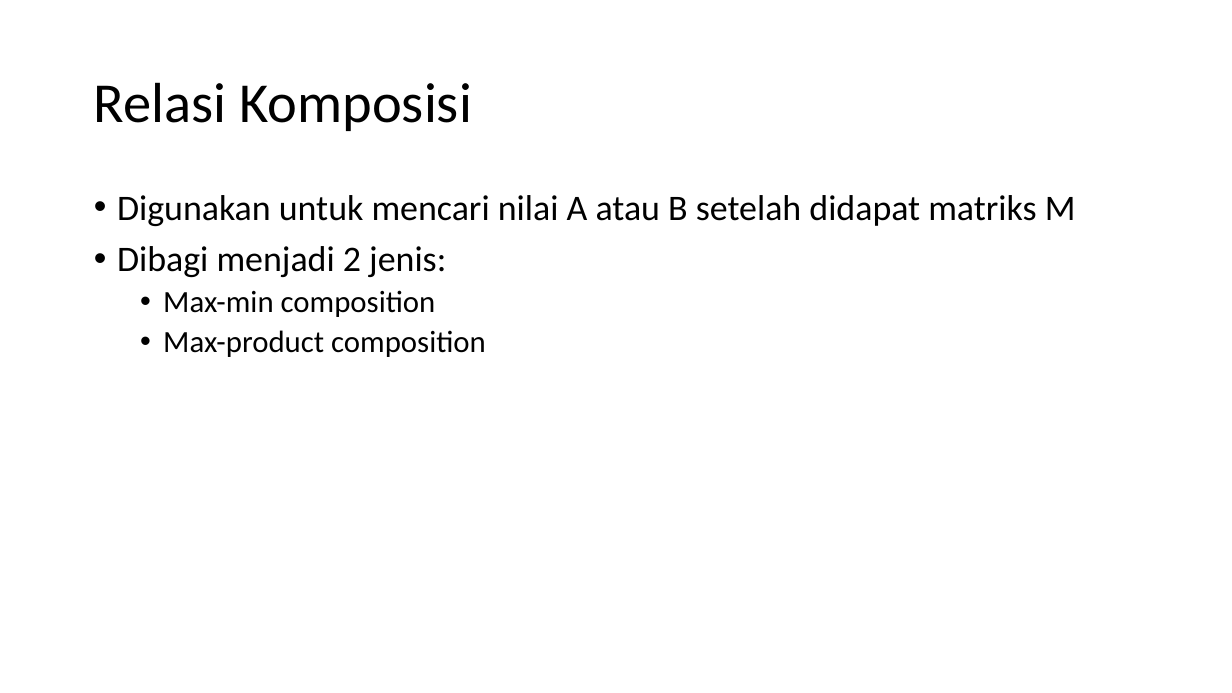
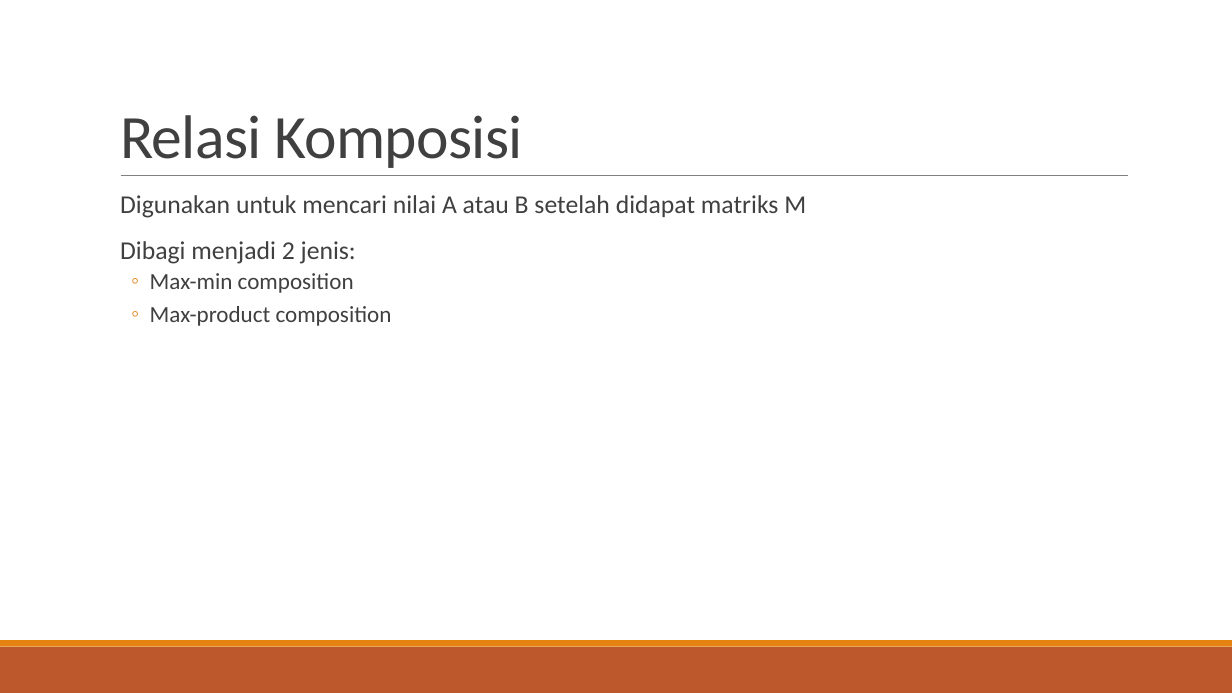
Before and after one commit to Ponita48/Tugas, a slide deck: slide 13 of Fuzzy/Poni - FAM/Fuzzy Associative Memory.pptx. Drawn at 1232x693 pixels with LibreOffice and Linux fonts; fonts in the diff are those of the drawing. Boxes give left, top, right and bottom in pixels: in the first picture for what was removed or moved away, otherwise in the second. Text is boxed around its words. In the diff, an @@ line names an element or a change of style, - is before the commit and + after.

```diff
--- a/Fuzzy/Poni - FAM/Fuzzy Associative Memory.pptx
+++ b/Fuzzy/Poni - FAM/Fuzzy Associative Memory.pptx
@@ title "Relasi Komposisi": place and size @@
-title "Relasi Komposisi" at <box>94,82,472,131</box>
+title "Relasi Komposisi" at <box>120,115,523,168</box>
@@ title "Relasi Komposisi" at <box>120,115,523,168</box>: size 44 to 48 pt, text colour #000000 to #404040, letter spacing 0 to -0.5 pt; line spacing 0.9 to 0.85; vertical alignment middle to bottom @@
@@ line added from (121, 176) to (1128, 176), #808080 0.5 pt @@
@@ text "Digunakan untuk mencari nilai A ..." at <box>120,195,806,326</box>: size 28 to 20 pt in "Digunakan untuk mencari nilai A atau B ...", "Dibagi menjadi 2 jenis:"; text colour #000000 to #404040; size 24 to 18 pt in "Max-min composition", "Max-product composition"; bullet • to  ; more space between paragraphs; bullet • to ◦ @@
@@ rectangle added at <box>0,647,1232,693</box>, fill #BD582C @@
@@ rectangle added at <box>0,640,1232,647</box>, fill #E48312 @@
```
Also in this commit, not shown: 26 other slides changed, 1 other file.
